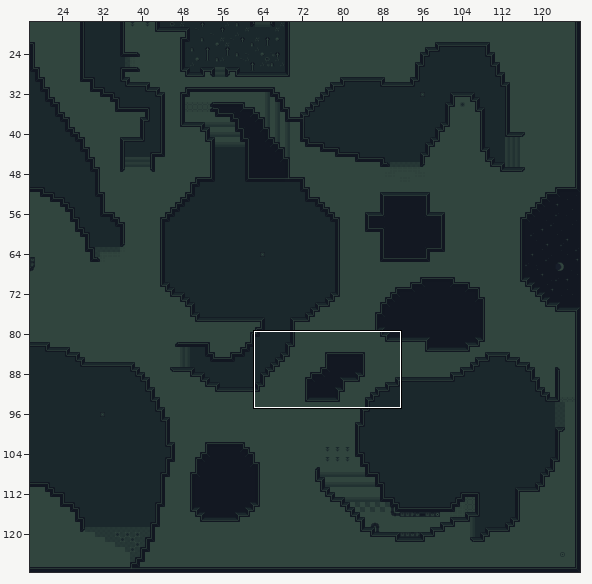
Two states of a Tiled map, scratch/graves.tmx. The first picture is a wide view before the edit; the outline marks the close-up.
Close-up. Earlier state:
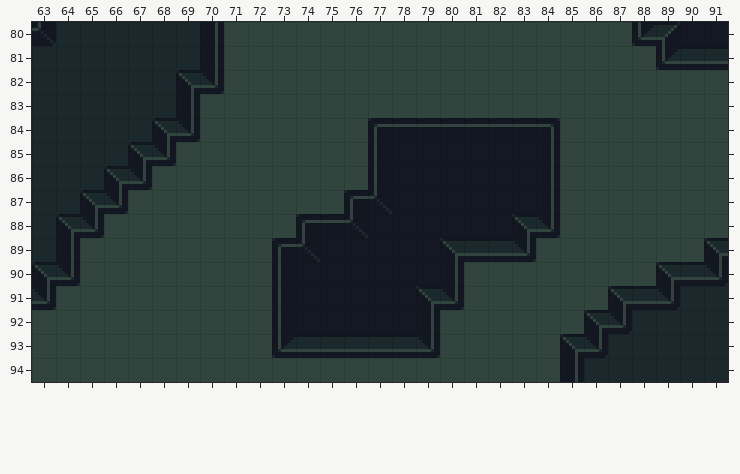
Cells are 16x16 px. Shown: x 63..91, y 80..94. The commit also changed other parts of the map, which this record leaves out.
The same view after the edit:
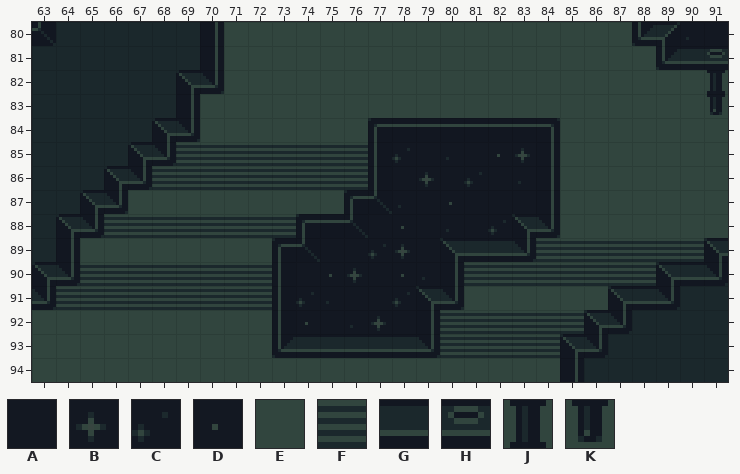
Key: from "tiles_16": A 13, B 14, C 15, D 17, E 31, F 42, G 61, H 70, J 78, K 95.
_ is an empty cell.
Change:
Layer "Tile Layer 1":
The author changed tile A to tile B in row 85 at x 83; in row 86 at x 79; in row 89 at x 78; in row 90 at x 76; in row 92 at x 77.
The author changed tile A to tile C in row 85 at x 78; in row 86 at x 81; in row 88 at x 82; in row 89 at x 77; in row 91 at x 74 and 78.
The author changed tile A to tile D in row 85 at x 82; in row 87 at x 80; in row 88 at x 78; in row 90 at x 75 and 78; in row 92 at x 74.
The author changed tile E to tile F in row 85 at x 69 to 76; in row 86 at x 68 to 76; in row 88 at x 66 to 73; in row 89 at x 84 to 90; in row 90 at x 65 to 72 and 81 to 88; in row 91 at x 64 to 72.
The author changed tile E to tile F in row 92 at x 80 to 85; in row 93 at x 80 to 84.
The author changed tile G to tile H in row 81 at x 91.
The author changed tile E to tile J in row 82 at x 91.
The author changed tile E to tile K in row 83 at x 91.
